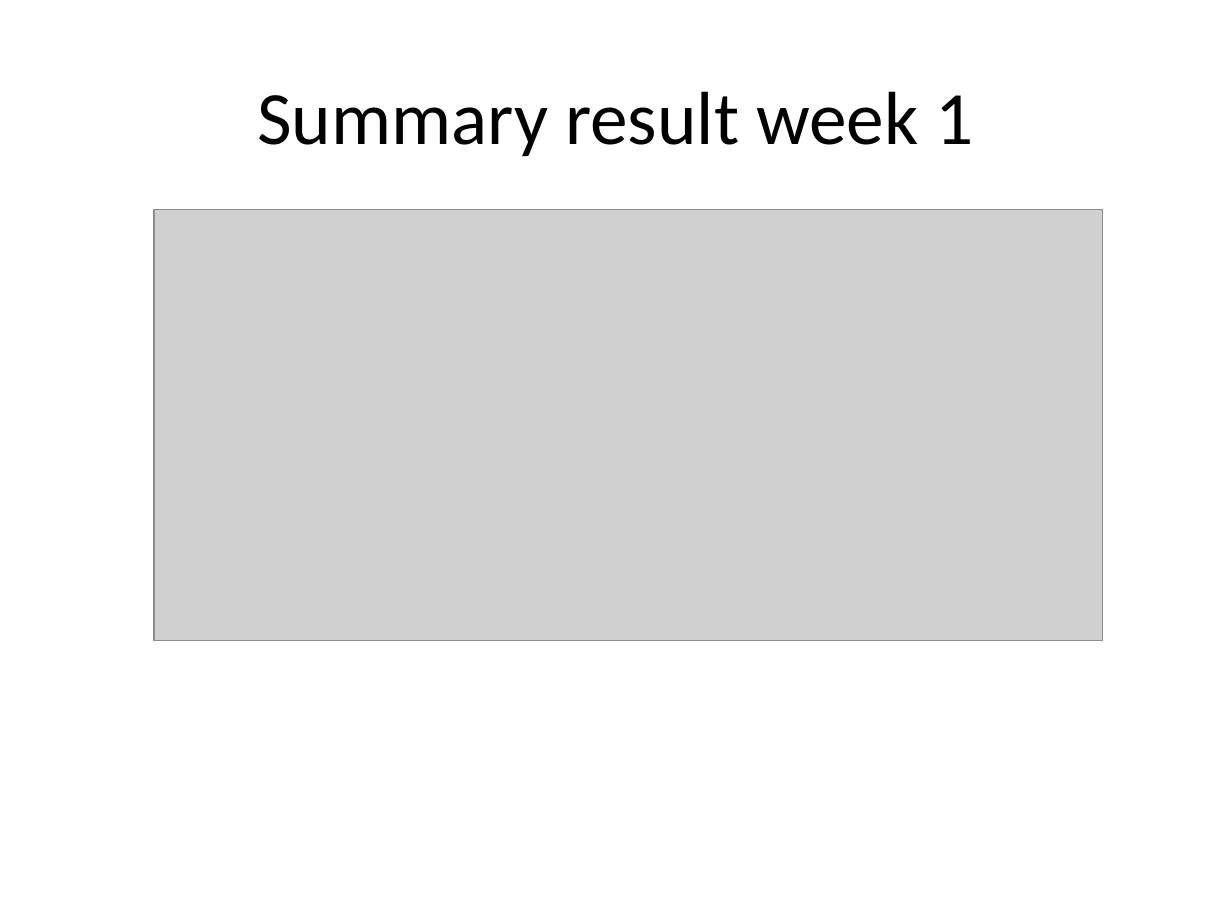
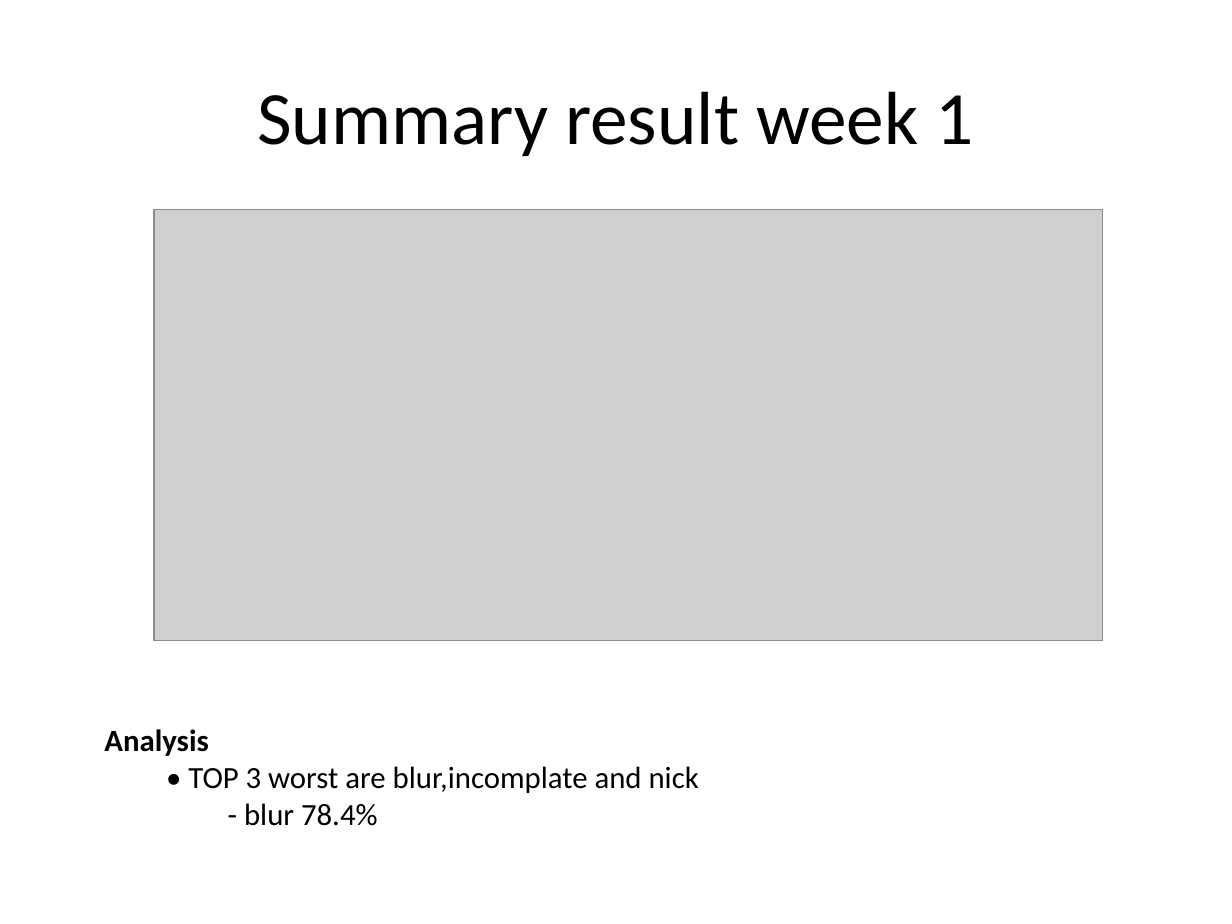
Before and after one commit to NMB-MIC/python_office_2023_06_15, a slide deck: slide 2 of src/export/monthly_report.pptx. Drawn at 1232x924 pixels with LibreOffice and Linux fonts; fonts in the diff are those of the drawing; grey boxes stand for pictures. Boxes give left, top, right and bottom in pixels: in the first picture for what was removed or moved away, otherwise in the second. Text is boxed around its words. In the diff, an @@ line names an element or a change of style, - is before the commit and + after.

```diff
--- a/src/export/monthly_report.pptx
+++ b/src/export/monthly_report.pptx
@@ text added at [104,729,699,826], 18 pt, text #000000 @@
+Analysis
+  • TOP 3 worst are blur,incomplate and nick
+    - blur 78.4%
```
Also in this commit, not shown: 7 other files.
